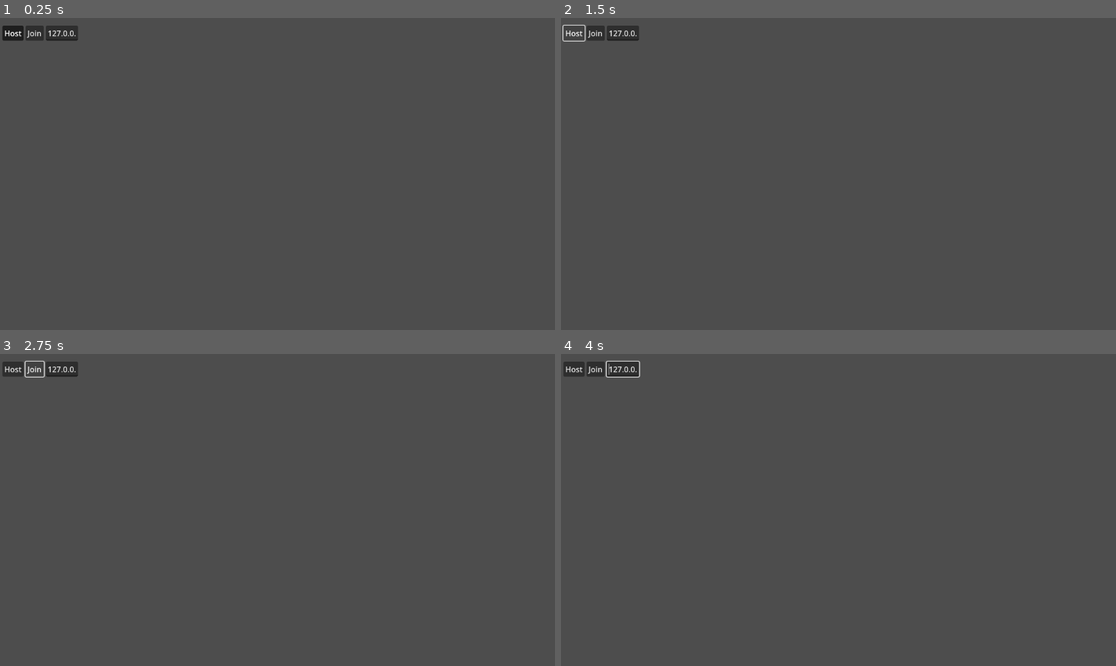
Above: before the commit, frames 1-4 (two rows, left to right).
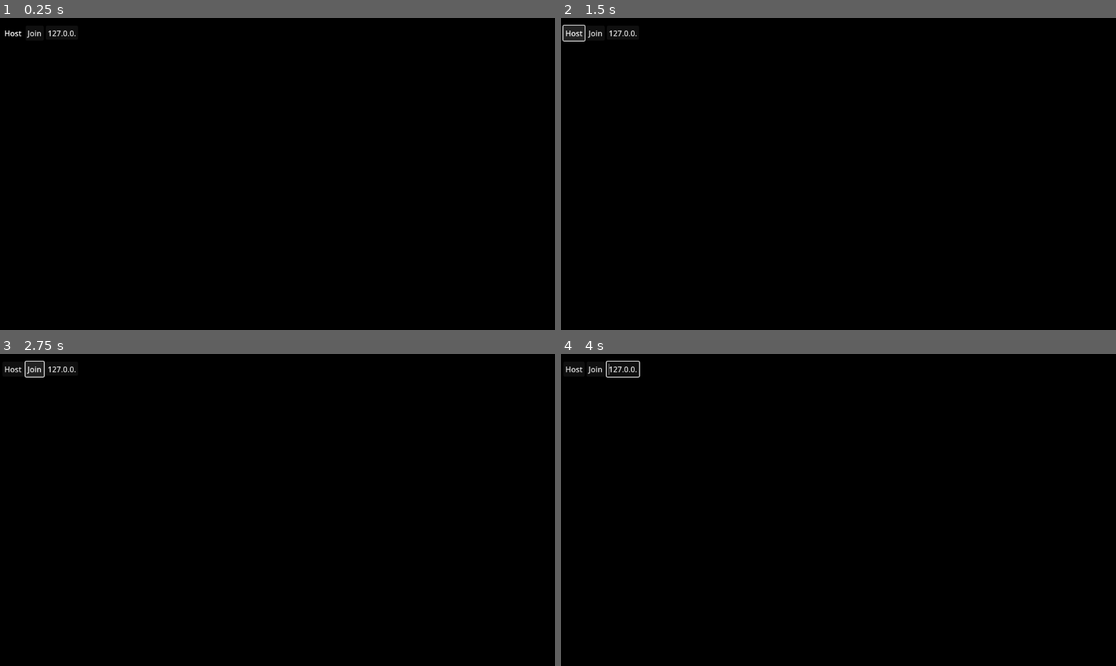
Above: after the commit, the same moments.

Repository: JRWilding/msq_map
Game: Godot game, scene res://addons/msq_map/example/multiplayer.tscn
The game is run twice, just before and just after one commit, with the same random seed, the same clock (stepped at 60 frames per second) and the same inputs.
Inputs (mouse positions are in pixels of both pictures, inside the frame that each line leads up to):
- Up to frame 1 (0.25 s): no input
- Up to frame 2 (1.5 s): tap Enter (ui_accept) at 0.5, 0.77 s; move the mouse to (960, 158) at 0.52 s; hold Right (ui_right) 0.53-1.25 s; hold E 0.53-1.25 s; click (960, 158) at 0.67 s; click "Host" at 1.25 s
- Up to frame 3 (2.75 s): click "Join" at 2 s
- Up to frame 4 (4 s): move the mouse to (727, 525) at 2.77 s; hold Down (ui_down) 2.78-3.53 s; tap Q at 2.85 s; move the mouse to (894, 441) at 3.52 s; hold Right (ui_right) from 3.53 s (still down); hold Shift from 3.53 s (still down)

The runs differ from the first frame. In frame 1, 100% of the frame differs, in the area x 0-100%, y 0-100%; in frame 2, 100%; in frame 3, 100%; in frame 4, 100%.

Commit message:
shaders and pbr textures

Diff:
--- a/project.godot
+++ b/project.godot
@@ -15,6 +15,10 @@
 config/features=PackedStringArray("4.0", "Forward Plus")
 config/icon="res://icon.svg"
 
+[editor]
+
+movie_writer/movie_file="C:/dev/godot/MarchingSquares/build/movie.avi"
+
 [editor_plugins]
 
 enabled=PackedStringArray("res://addons/msq_map/plugin.cfg")
@@ -31,3 +35,22 @@
 
 3d/run_on_separate_thread=true
 3d/physics_engine="GodotPhysics3D"
+
+[rendering]
+
+environment/defaults/default_clear_color=Color(0, 0, 0, 1)
+
+[shader_globals]
+
+TextureParameterTriplanar={
+"type": "sampler2D",
+"value": "res://addons/msq_map/example/textures/cavern-walls_height.png"
+}
+Texture2DParameter={
+"type": "sampler2D",
+"value": "res://addons/msq_map/example/textures/cavern-walls_height.png"
+}
+Texture2DParameter2={
+"type": "sampler2D",
+"value": "res://addons/msq_map/example/textures/cavern-walls_height.png"
+}
Not shown, added: addons/msq_map/example/follow.gd
Not shown, changed: addons/msq_map/example/level.tscn
Not shown, changed: addons/msq_map/example/player.tscn
Not shown, added: addons/msq_map/example/shaders/ceiling_particles.tres
Not shown, changed: addons/msq_map/example/shaders/ceiling_shader.tres
Not shown, changed: addons/msq_map/example/shaders/floor_shader.tres
Not shown, changed: addons/msq_map/example/shaders/wall_shader.tres
Binary file added: addons/msq_map/example/smallheight2.png
Not shown, added: addons/msq_map/example/smallheight2.png.import
Not shown, added: addons/msq_map/example/textures/cavefloor1_Ambient_Occlusion.png.import
Not shown, added: addons/msq_map/example/textures/cavefloor1_Base_Color.png.import
Not shown, added: addons/msq_map/example/textures/cavefloor1_Height.png.import
(and 23 more such lines)
